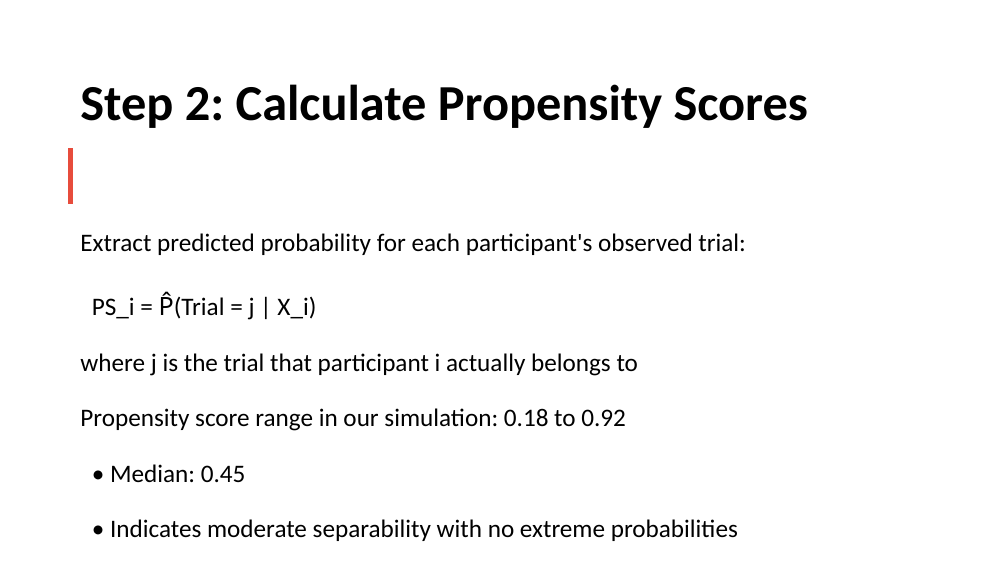
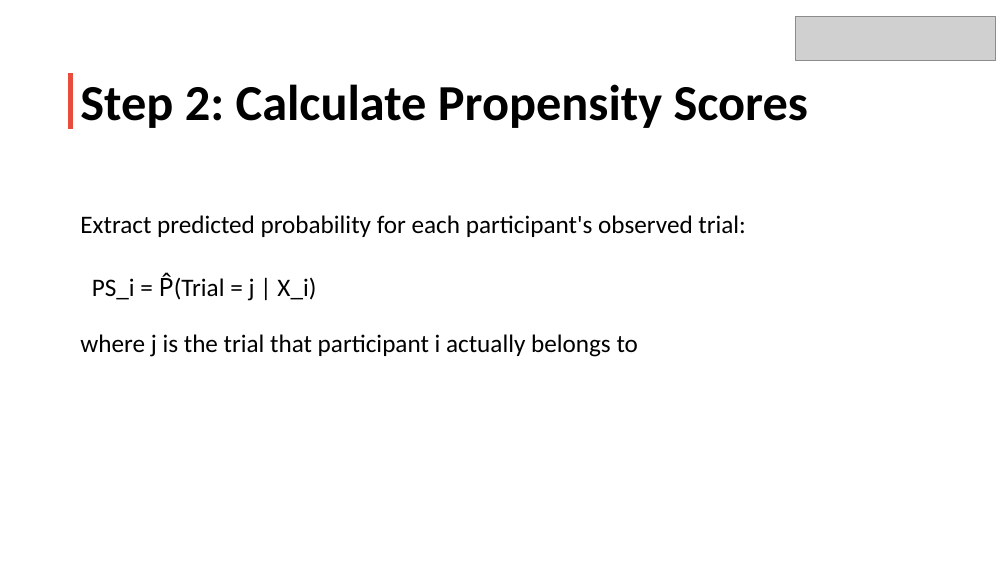
Before and after one commit to dkarletsos/multigroup_iptw, a slide deck: slide 9 of manuscript/PRE_AS12.pptx (slide 8 before the commit). Drawn at 1008x567 pixels with LibreOffice and Linux fonts; fonts in the diff are those of the drawing; grey boxes stand for pictures. Boxes give left, top, right and bottom in pixels: in the first picture for what was removed or moved away, otherwise in the second. Text is boxed around its words. In the diff, an @@ line names an element or a change of style, - is before the commit and + after.

```diff
--- a/manuscript/PRE_AS12.pptx
+++ b/manuscript/PRE_AS12.pptx
@@ picture added at [795,16,995,60] @@
@@ rectangle: place and size @@
-rectangle at [71,151,71,202]
+rectangle at [71,76,71,126]
@@ text "Extract predicted probability for each ...": place and size @@
-text "Extract predicted probability for each ..." at [80,233,746,541]
+text "Extract predicted probability for each ..." at [80,215,746,357]
@@ text at [80,408,738,541]: paragraphs removed @@
-Propensity score range in our simulation: 0.18 to 0.92
-• Median: 0.45
-• Indicates moderate separability with no extreme probabilities
```
Also in this commit, not shown: 16 other slides changed, 4 slides added, 1 slide removed, 7 other files.
